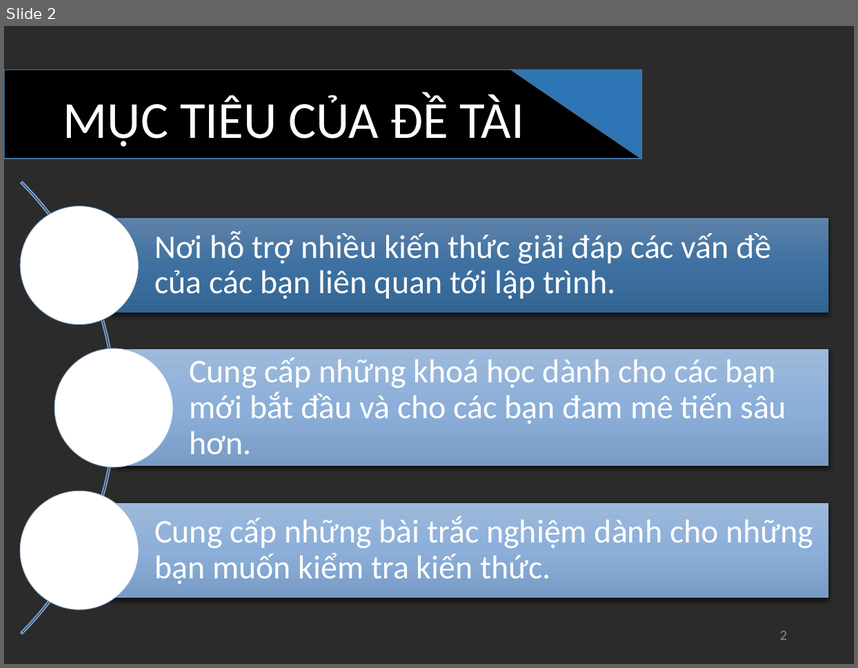
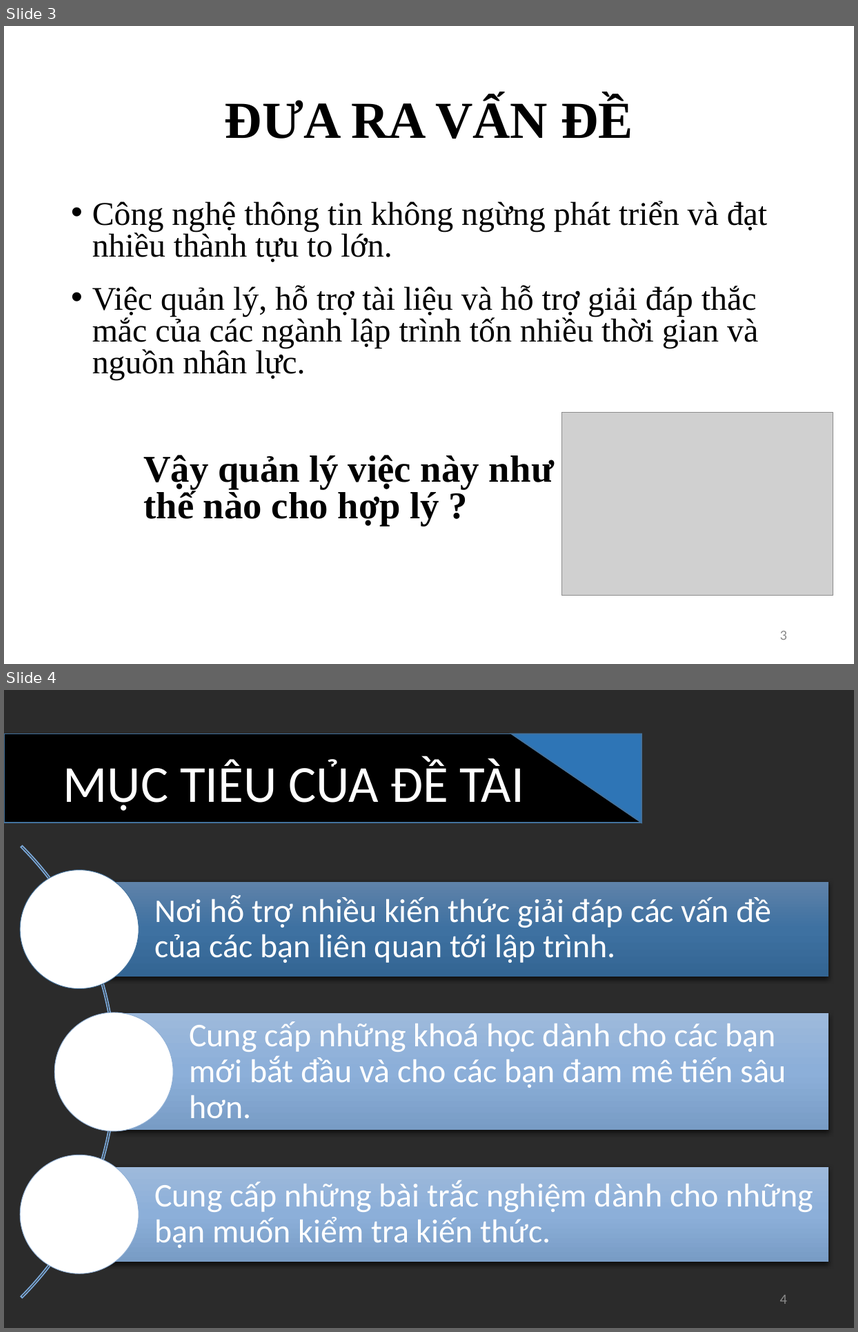
Before and after one commit to thienthanoliver/STU-luan-van-2017, a slide deck: BBBBBBBBBBBBB.pptx. Shown one above the other, each under a label of ours: slide 2 before the commit, slides 3 and 4 after it. The pictures are 858x668 and 858x1332 pixels, drawn with LibreOffice and Linux fonts; fonts in the diff are those of the drawing; grey boxes stand for pictures; background and template pictures are left out; a plain dark background stands for a picture behind light text. Boxes give left, top, right and bottom in pixels: in the first picture for what was removed or moved away, otherwise in the second. Text is boxed around its words. In the diff, an @@ line names an element or a change of style, - is before the commit and + after.

```diff
--- a/BBBBBBBBBBBBB.pptx
+++ b/BBBBBBBBBBBBB.pptx
@@ slide 3 added at (4,26,854,664), background picture (left out) @@
@@ title added at (225,98,633,138), 44 pt, text #000000, bold @@
+ĐƯA RA VẤN ĐỀ
@@ text added at (92,201,767,380), 28 pt, text #000000 @@
+• Công nghệ thông tin không ngừng phát triển và đạt nhiều thành tựu to lớn.
+• Việc quản lý, hỗ trợ tài liệu và hỗ trợ giải đáp thắc mắc của các ngành lập trình tốn nhiều thời gian và nguồn nhân lực.
@@ picture added at (562,412,833,595) @@
@@ text added at (143,454,555,526), 32 pt, text #000000, bold @@
+Vậy quản lý việc này như thế nào cho hợp lý ?
@@ page number added at (780,630,787,639), 12 pt, text #8C8C8C @@
+3
@@ what was slide 2 is now slide 4 @@
@@ page number at (780,1294,787,1303): text changed @@
-2
+4
```
Also in this commit, not shown: 6 slides changed, 4 other slides added, 2 slides removed, 1 other file.
